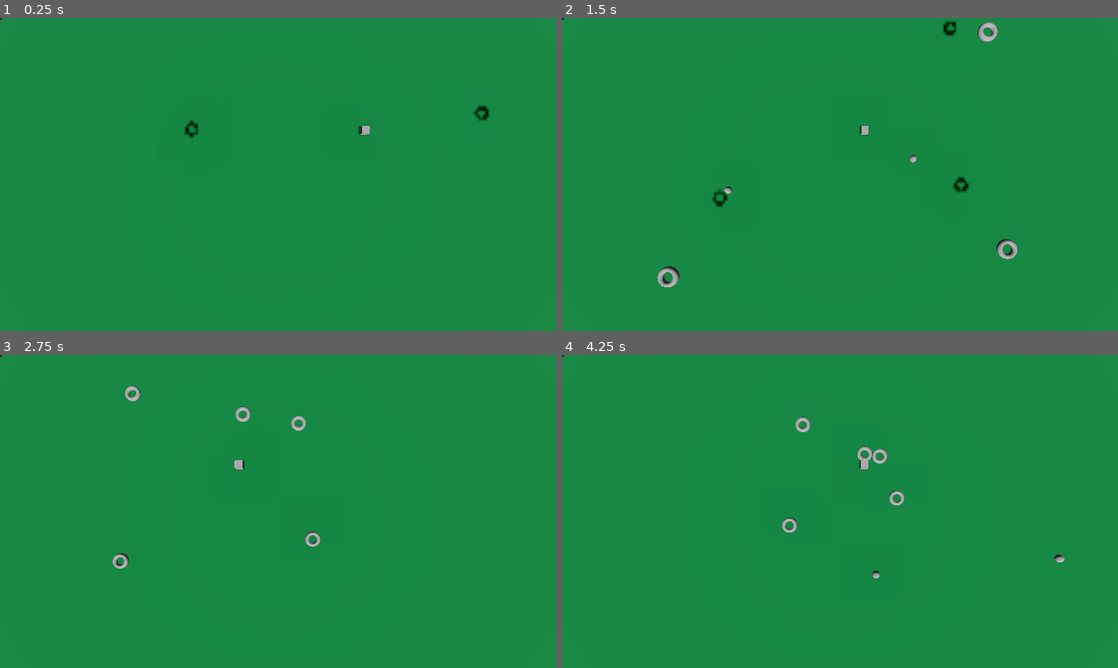
Above: before the commit, frames 1-4 (two rows, left to right).
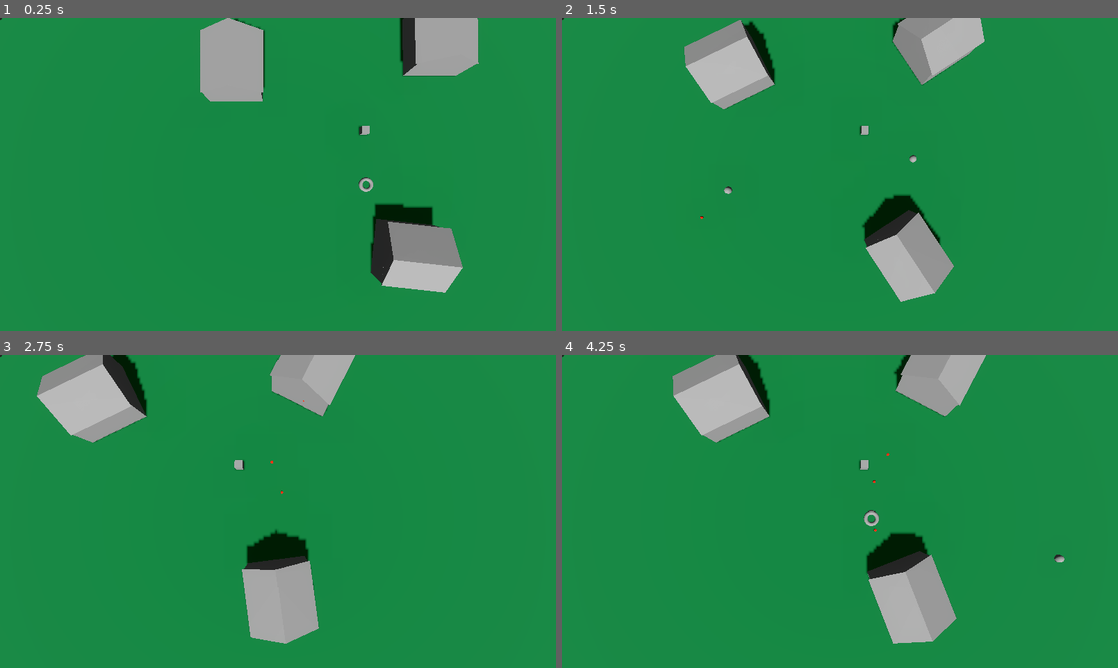
Above: after the commit, the same moments.

Repository: artesgo/city-defense
Game: Godot game, scene res://main.tscn
Two runs of this game, one before a commit and one after it. Both use one fixed random seed, a clock stepped at 60 frames per second and the inputs below.
Inputs (mouse positions are in pixels of both pictures, inside the frame that each line leads up to):
- Up to frame 1 (0.25 s): no input
- Up to frame 2 (1.5 s): tap Enter (ui_accept) at 0.5, 0.77 s; move the mouse to (962, 158) at 0.52 s; hold D (move_right) 0.53-1.25 s; tap R (build_road) at 0.6 s; click (962, 158) at 0.67 s; drag from (728, 190) to (812, 237) at 1.27 s
- Up to frame 3 (2.75 s): move the mouse to (333, 442) at 2.02 s; hold D (move_right) from 2.03 s (still down); tap Mouse wheel up (zoom_in) at 2.1 s; click (333, 442) at 2.17 s
- Up to frame 4 (4.25 s): release D (move_right) at 2.75 s; drag from (812, 574) to (673, 464) at 2.77 s; move the mouse to (1006, 558) at 3.52 s; hold A (move_left) from 3.53 s (still down); tap R (build_road) at 3.6 s; click (1006, 558) at 3.67 s; tap Enter (ui_accept) at 3.77 s

The runs differ from the first frame. In frame 1, 9.4% of the frame differs, in the area x 33-88%, y 0-88%; in frame 2, 9.7%; in frame 3, 10%, in the area x 6-64%, y 0-93%; in frame 4, 10%.

Commit message:
basic tower logic

Diff:
--- /dev/null
+++ b/_buildings/_projectiles/bullet.gd
@@ -0,0 +1,25 @@
+# Projectile.gd – a simple timed‑lifespan RigidBody3D
+
+extends RigidBody3D
+
+## How many seconds the projectile should live before it disappears.
+@export var duration : float = 5.0
+@export var dmg := 1.0
+
+## Internal counter that we’ll tick down every frame.
+var _remaining_time := 0.0
+
+func _ready() -> void:
+	# Initialise the internal timer with whatever the exported value is
+	_remaining_time = duration
+
+func _process(delta: float) -> void:
+	# Tick the timer down
+	_remaining_time -= delta
+
+	# When it runs out (or was already negative), remove ourselves.
+	if _remaining_time <= 0.0:
+		queue_free()
+
+func get_damage() -> float:
+	return dmg
--- /dev/null
+++ b/_buildings/_projectiles/bullet.tscn
@@ -0,0 +1,25 @@
+[gd_scene format=3 uid="uid://djlhl1uufcrgc"]
+
+[ext_resource type="Script" uid="uid://cvvk4ihkfll58" path="res://_buildings/_projectiles/bullet.gd" id="1_cikta"]
+
+[sub_resource type="SphereShape3D" id="SphereShape3D_8h5yi"]
+
+[sub_resource type="SphereMesh" id="SphereMesh_8h5yi"]
+radius = 0.2
+height = 0.4
+radial_segments = 16
+rings = 4
+
+[sub_resource type="StandardMaterial3D" id="StandardMaterial3D_r742n"]
+albedo_color = Color(0.9619712, 0.16203833, 0, 1)
+
+[node name="Bullet" type="RigidBody3D" unique_id=1838850207]
+script = ExtResource("1_cikta")
+
+[node name="CollisionShape3D" type="CollisionShape3D" parent="." unique_id=908258617]
+transform = Transform3D(0.4, 0, 0, 0, 0.4, 0, 0, 0, 0.4, 0, 0, 0)
+shape = SubResource("SphereShape3D_8h5yi")
+
+[node name="MeshInstance3D" type="MeshInstance3D" parent="." unique_id=570989868]
+mesh = SubResource("SphereMesh_8h5yi")
+surface_material_override/0 = SubResource("StandardMaterial3D_r742n")
--- a/_buildings/building.gd
+++ /dev/null
@@ -1,3 +0,0 @@
-extends Node3D
-
-class_name Building
--- a/_buildings/building.tscn
+++ b/_buildings/building.tscn
@@ -1,11 +1,21 @@
 [gd_scene format=3 uid="uid://dv1oijvx263xi"]
 
-[ext_resource type="Script" uid="uid://cus1igkn1aon6" path="res://_buildings/building.gd" id="1_48cx6"]
+[ext_resource type="Script" uid="uid://cus1igkn1aon6" path="res://_buildings/tower.gd" id="1_48cx6"]
+[ext_resource type="PackedScene" uid="uid://djlhl1uufcrgc" path="res://_buildings/_projectiles/bullet.tscn" id="2_2entt"]
+
+[sub_resource type="PrismMesh" id="PrismMesh_8h5yi"]
+
+[sub_resource type="BoxMesh" id="BoxMesh_8h5yi"]
 
 [node name="Building" type="Node3D" unique_id=304500698]
 script = ExtResource("1_48cx6")
+projectile_scene = ExtResource("2_2entt")
+fire_rate = 5.0
 
-[node name="CSG_BUILDING" type="CSGBox3D" parent="." unique_id=1325224686]
-transform = Transform3D(1, 0, 0, 0, 1, 0, 0, 0, 1, 0, 5.475342, 0)
-use_collision = true
-size = Vector3(8, 10.950684, 8)
+[node name="MeshInstance3D" type="MeshInstance3D" parent="." unique_id=1219878044]
+transform = Transform3D(8, 0, 0, 0, 2, 0, 0, 0, 8, 0, 3.5, 0)
+mesh = SubResource("PrismMesh_8h5yi")
+
+[node name="MeshInstance3D2" type="MeshInstance3D" parent="." unique_id=864851127]
+transform = Transform3D(7.5, 0, 0, 0, 3, 0, 0, 0, 8, 0, 1, 0)
+mesh = SubResource("BoxMesh_8h5yi")
--- /dev/null
+++ b/_buildings/tower.gd
@@ -0,0 +1,120 @@
+# Tower.gd
+extends Node3D
+
+##########################
+# === EXPORT SETTINGS ==== #
+##########################
+
+## The scene that will be instantiated when we fire.
+@export var projectile_scene : PackedScene
+@export var projectile_duration : float = 1.0
+@export var projectile_dmg : float = 5.0
+@export var projectile_spd : float = 60.0
+
+## How many shots per second (higher = faster).
+@export_range(0.1, 10.0) var fire_rate : float = 2.0
+
+## Distance within which enemies can be targeted.
+@export var range : float = 20.0
+
+## Turn‑speed in radians/sec. 0 → instant turn.
+@export var rotation_speed : float = 4.0
+
+## Path from the main scene to the node that contains all live enemies.
+# (e.g. "EnemySpawner/Enemies")
+@export var enemy_container_path : NodePath = "EnemySpawner"
+
+##########################
+# === INTERNALS ======== #
+##########################
+
+var _time_since_last_shot := 0.0
+var _enemy_container : Node3D   # the “Enemies” node
+
+func _ready() -> void:
+	if not projectile_scene:
+		push_error("Tower: projectile_scene is NOT set!")
+		return
+
+	# Grab the container once (avoids walking up the tree every frame)
+	var root = get_tree().current_scene
+	_enemy_container = root.get_node_or_null(enemy_container_path) as Node3D
+	if not _enemy_container:
+		push_error("Tower: cannot find node at '%s'" % enemy_container_path)
+
+##########################
+# === FRAME UPDATE ===== #
+##########################
+
+func _process(delta : float) -> void:
+	if not _enemy_container:
+		return
+
+	# 1️⃣ Find the nearest enemy
+	var target = _get_nearest_enemy()
+	if not target:
+		return   # nothing in range
+
+	# 2️⃣ Rotate toward it (smoothly or instantly)
+	_look_at_target(target, delta)
+
+	# 3️⃣ Fire when cooldown allows
+	_time_since_last_shot += delta
+	var time_between_shots = 1.0 / fire_rate
+	if _time_since_last_shot >= time_between_shots:
+		_fire_projectile(target)
+		_time_since_last_shot = 0.0
+
+##########################
+# === HELPERS ======== #
+##########################
+
+func _get_nearest_enemy() -> Node3D:
+	var nearest : Node3D
+	var nearest_dist_sq := range * range   # use squared distance for speed
+
+	for child in _enemy_container.get_children():
+		if not child is Node3D:  # ignore non‑spatial nodes
+			continue
+		var dist_sq = global_transform.origin.distance_squared_to(child.global_transform.origin)
+		if dist_sq <= nearest_dist_sq:
+			nearest = child as Node3D
+			nearest_dist_sq = dist_sq
+
+	return nearest
+
+func _look_at_target(target : Node3D, delta : float) -> void:
+	# Compute the direction from tower to target in the XZ plane
+	var dir = (target.global_transform.origin - global_transform.origin).normalized()
+	dir.y = 0   # keep rotation on horizontal plane
+	if dir.length() == 0: return
+
+	var target_rotation := Vector3(0, atan2(dir.x, dir.z), 0)
+	if rotation_speed > 0:
+		rotation.y = lerp_angle(rotation.y, target_rotation.y, rotation_speed * delta)
+	else:
+		rotation.y = target_rotation.y
+
+func _fire_projectile(target : Node3D) -> void:
+	print_debug('fire projectile')
+	var projectile = projectile_scene.instantiate() as RigidBody3D
+	projectile.duration = projectile_duration
+	if not projectile:
+		push_error("Tower: projectile scene did NOT return a RigidBody3D!")
+		return
+	get_tree().current_scene.get_node('Projectiles').add_child(projectile)
+
+	# Place it at the tower’s muzzle (you can adjust this offset)
+	projectile.global_transform.origin = global_transform.origin + Vector3(0, 1.5, 0)
+
+	# Give it an initial velocity toward the target
+	var dir = (target.global_transform.origin - projectile.global_transform.origin).normalized()
+	if projectile is RigidBody3D:
+		projectile.linear_velocity = dir * projectile_spd
+
+	# Optional: tell the projectile who its target is (if it needs to track)
+	if projectile.has_method("set_target"):
+		projectile.set_target(target)
+
+	# Add it to the scene so physics runs
+	#get_tree().current_scene.add_child(projectile)
--- /dev/null
+++ b/_characters/enemy.gd
@@ -0,0 +1,94 @@
+extends CharacterBody3D
+
+# Expose these variables via the Godot Inspector for easy configuration
+@export var target_node: NodePath = ""  # Assign to your "Command" node in the editor
+@export var move_speed := 5.0    # Speed at which the enemy moves toward the Command
+@export var attack_distance := 2.0  # Distance within which an attack is triggered
+@export var attack_cooldown := 2.0
+@export var attack := 1
+@export var hp := 20.0
+
+var target: Node3D = null              # Reference to the Command node
+var _cooldown = attack_cooldown
+var _hp := 0
+var hit_area : Area3D                      # Reference to the child Area
+
+func _ready() -> void:
+	var root = get_tree().current_scene
+	target = root.get_node("Buildings/Command")
+	_hp = hp
+	hit_area = $Area3D as Area3D
+	if not hit_area:
+		push_error("Enemy: No child named 'HitArea' found.")
+		return
+	hit_area.body_entered.connect(_on_body_entered)
+
+func _physics_process(delta: float) -> void:
+	if not target:
+		return
+
+	# ---- Get input ----------------------------------------------------
+	var to_target = (target.global_position - global_position).normalized()
+	# Move toward the Command
+	if self.velocity.y == 0: # only move if grounded
+		velocity = to_target * move_speed
+
+	#TODO: Check shortest path
+
+	var gravity = ProjectSettings.get_setting("physics/3d/default_gravity") as float
+	velocity.y -= gravity * delta
+
+	# ---- Move ---------------------------------------------------------
+	move_and_slide()
+
+	# Check for attack condition
+	var distance_to_target = (global_position - target.global_position).length()
+	if distance_to_target <= attack_distance and _cooldown < 0:
+		_attack()
+
+func _attack() -> void:
+	# Here, you can add logic to deal damage or trigger an event
+	# Example: Emit a signal to notify other nodes about the attack
+	emit_signal("enemy_attack", self)
+
+
+func take_damage(amount : int) -> void:
+	hp -= amount
+	print("%s took %d dmg, HP left: %d" % [name, amount, hp])
+
+	if hp <= 0:
+		die()
+
+
+func die() -> void:
+	print("%s died!" % name)
+	queue_free()
+
+##########################
+# --- SIGNAL HANDLERS -- #
+##########################
+
+func _on_body_entered(body : Node) -> void:
+	print_debug('colliding with bullet')
+	# 1️⃣ Quick sanity checks
+	if not body or not body.is_inside_tree():
+		return
+
+	# 2️⃣ Identify projectiles – we use a group name for flexibility.
+	if not body.is_in_group("Projectiles"):
+		return
+	var proj_damage : int = 10          # default fallback
+
+	if body.has_method("get_damage"):        # projectile exposes a method
+		proj_damage = body.get_damage()
+	elif "damage" in body:                  # or it has an exported property
+		proj_damage = float(body.damage)
+
+	take_damage(proj_damage)
+
+	# Optional: let the projectile react (e.g., play hit effect)
+	if body.has_method("on_hit"):
+		body.on_hit()
+
+	# Destroy the projectile so it doesn't keep colliding.
+	body.queue_free()
--- a/_characters/enemy.tscn
+++ b/_characters/enemy.tscn
@@ -1,6 +1,6 @@
 [gd_scene format=3 uid="uid://cqbrcv0yo6bt6"]
 
-[ext_resource type="Script" uid="uid://b0mnxo7ftfku5" path="res://_characters/route_attack.gd" id="1_gyitx"]
+[ext_resource type="Script" uid="uid://bg8pbx51jeq7s" path="res://_characters/enemy.gd" id="1_gyitx"]
 
 [sub_resource type="TorusMesh" id="TorusMesh_lrjkw"]
 
@@ -8,13 +8,16 @@
 height = 0.5
 radius = 1.0
 
-[node name="Enemy" type="Node3D" unique_id=2071226529]
-
-[node name="CharacterBody3D" type="CharacterBody3D" parent="." unique_id=505162165]
+[node name="Enemy" type="CharacterBody3D" unique_id=584384264]
 script = ExtResource("1_gyitx")
 
-[node name="MeshInstance3D" type="MeshInstance3D" parent="CharacterBody3D" unique_id=1815294169]
+[node name="MeshInstance3D" type="MeshInstance3D" parent="." unique_id=1815294169]
 mesh = SubResource("TorusMesh_lrjkw")
 
-[node name="CollisionShape3D" type="CollisionShape3D" parent="CharacterBody3D" unique_id=2025082560]
+[node name="Area3D" type="Area3D" parent="." unique_id=32757029]
+
+[node name="CollisionShape3D" type="CollisionShape3D" parent="Area3D" unique_id=2025082560]
 shape = SubResource("CylinderShape3D_8h5yi")
+
+[node name="CollisionShape3D2" type="CollisionShape3D" parent="." unique_id=1084064868]
+shape = SubResource("CylinderShape3D_8h5yi")
--- a/_characters/navigator.gd
+++ b/_characters/navigator.gd
@@ -23,7 +23,6 @@
 func _process(delta) -> void:
 	# when dropping off or picking up, stay around for a while
 	if _cooldown > 0:
-		print_debug(_cooldown)
 		_cooldown -= delta
 		if _cooldown < 0:
 			_cooldown = 0
--- a/_characters/route_attack.gd
+++ /dev/null
@@ -1,41 +0,0 @@
-extends CharacterBody3D
-
-# Expose these variables via the Godot Inspector for easy configuration
-@export var target_node: NodePath = ""  # Assign to your "Command" node in the editor
-@export var move_speed: float = 5.0    # Speed at which the enemy moves toward the Command
-@export var attack_distance: float = 2.0  # Distance within which an attack is triggered
-
-var target: Node3D = null              # Reference to the Command node
-var has_attacked: bool = false         # To prevent repeated attacks
-
-func _ready() -> void:
-	target = get_node("../../../PlayerControlled/Command")
-
-func _physics_process(delta: float) -> void:
-	if not target:
-		return
-
-	# ---- Get input ----------------------------------------------------
-	var to_target = (target.global_position - global_position).normalized()
-	# Move toward the Command
-	if self.velocity.y == 0: # only move if grounded
-		velocity = to_target * move_speed
-
-	var gravity = ProjectSettings.get_setting("physics/3d/default_gravity") as float
-	velocity.y -= gravity * delta
-
-	# ---- Move ---------------------------------------------------------
-	move_and_slide()
-
-	# Check for attack condition
-	var distance_to_target = (global_position - target.global_position).length()
-	if distance_to_target <= attack_distance and not has_attacked:
-		_attack()
-		has_attacked = true
-
-func _attack() -> void:
-	print("Enemy attacked the Command node!")
-
-	# Here, you can add logic to deal damage or trigger an event
-	# Example: Emit a signal to notify other nodes about the attack
-	emit_signal("enemy_attack", self)
--- a/_paths/road_builder.gd
+++ b/_paths/road_builder.gd
@@ -60,7 +60,6 @@
 
 	# ----- 1️⃣ Left‑mouse click ------------------------------------
 	if event is InputEventMouseButton and event.button_index == MOUSE_BUTTON_LEFT and event.pressed:
-		print_debug('click', event)
 		var hit = _raycast_from_mouse(event.position)
 		if hit:
 			var point : Vector3 = hit.position
@@ -68,7 +67,6 @@
 
 			# Snap logic
 			#point = _snap_to_nearest_road(point) or _snap_to_grid(point)
-			print_debug("hit", point.y)
 			click_positions.append(point)
 			match click_positions.size():
 				1: _place_marker(START, point)
--- /dev/null
+++ b/enemy_spawner.gd
@@ -0,0 +1,88 @@
+extends Node3D
+
+class_name EnemySpawner
+
+##########################
+# === CONFIGURATION ==== #
+##########################
+
+@export var spawn_interval : float = 2.0
+	# How often to spawn (seconds).
+
+@export var spawn_radius : float = 15.0
+	# Radius around the spawner where enemies will appear.
+
+@export var enemy_scenes : Array[PackedScene] = []
+	# Drag & drop your enemy scenes into this list in the Inspector.
+	# Example: [ preload("res://scenes/EnemyGoblin.tscn"),
+	#            preload("res://scenes/EnemyOrc.tscn") ]
+
+@export var spawn_on_start : bool = true
+	# If true, the first spawn happens immediately when the game starts.
+
+
+##########################
+# === INTERNALS ======== #
+##########################
+
+var _timer : Timer
+var _rng   := RandomNumberGenerator.new()
+var _enemies_parent : Node3D  # The "Enemies" child node
+
+func _ready() -> void:
+	if enemy_scenes.is_empty():
+		push_error("EnemySpawner: No enemy scenes assigned!")
+		return
+
+	# Grab or create the Timer node
+	_timer = $Timer as Timer
+	if not _timer:
+		_timer = Timer.new()
+		add_child(_timer)
+		_timer.name = "Timer"
+
+	_timer.wait_time  = spawn_interval
+	_timer.one_shot   = false
+	_timer.autostart  = true
+	_timer.connect("timeout", Callable(self, "_on_timer_timeout"))
+
+	# Optionally fire the first spawn immediately
+	if spawn_on_start:
+		spawn_enemy()
+
+##########################
+# === CALLBACKS ======== #
+##########################
+
+func _on_timer_timeout() -> void:
+	spawn_enemy()
+
+
+##########################
+# === SPAWN LOGIC ====== #
+##########################
+
+func spawn_enemy() -> void:
+	# Pick a random enemy type
+	var idx = _rng.randi_range(0, enemy_scenes.size() - 1)
+	var scene : PackedScene = enemy_scenes[idx]
+
+	# Instantiate and set its position
+	var instance : Node3D = scene.instantiate()
+	if not instance:
+		push_error("Failed to instantiate enemy scene.")
+		return
+
+	# Random offset inside the spawn radius (XZ plane only)
+	var random_offset := Vector3(
+		_rng.randf_range(-spawn_radius, spawn_radius),
+		0.0,
+		_rng.randf_range(-spawn_radius, spawn_radius)
+	)
+	var enemies_root = get_tree().current_scene.get_node('EnemySpawner')
+
+	instance.global_transform.origin = global_transform.origin + random_offset
+
+	# Add it under the Enemies child node (not directly to root)
+	enemies_root.add_child(instance)
+	_timer.start(spawn_interval)
--- a/main.tscn
+++ b/main.tscn
@@ -3,9 +3,10 @@
 [ext_resource type="PackedScene" uid="uid://d14blovffv8v7" path="res://_ui/ui.tscn" id="1_ig7tw"]
 [ext_resource type="PackedScene" uid="uid://d0c25edaqw06q" path="res://_paths/road_builder.tscn" id="3_1bvp3"]
 [ext_resource type="PackedScene" uid="uid://cavqfr78xacm4" path="res://camera/camera.tscn" id="4_1bvp3"]
+[ext_resource type="Script" uid="uid://cvlupkm2x7u86" path="res://road_listener.gd" id="4_7mycd"]
+[ext_resource type="PackedScene" uid="uid://dv1oijvx263xi" path="res://_buildings/building.tscn" id="4_272bh"]
 [ext_resource type="PackedScene" uid="uid://cqbrcv0yo6bt6" path="res://_characters/enemy.tscn" id="4_lquwl"]
-
-[sub_resource type="QuadMesh" id="QuadMesh_8h5yi"]
+[ext_resource type="Script" uid="uid://ukw0yfq8e6tu" path="res://enemy_spawner.gd" id="5_lquwl"]
 
 [sub_resource type="Environment" id="Environment_8h5yi"]
 ambient_light_color = Color(0.30692267, 0.3069227, 0.3069227, 1)
@@ -17,10 +18,10 @@
 volumetric_fog_albedo = Color(0.79241675, 0.95881695, 0.9683102, 1)
 volumetric_fog_length = 320.0
 
+[sub_resource type="QuadMesh" id="QuadMesh_8h5yi"]
+
 [sub_resource type="StandardMaterial3D" id="StandardMaterial3D_1bvp3"]
 albedo_color = Color(0, 0.45, 0.225, 1)
-
-[sub_resource type="NavigationMesh" id="NavigationMesh_r742n"]
 
 [node name="root" type="Node3D" unique_id=1055273545]
 
@@ -35,16 +36,36 @@
 [node name="TopDownCamera" parent="PlayerControlled" unique_id=392642930 instance=ExtResource("4_1bvp3")]
 transform = Transform3D(1, 0, 0, 0, 1, 0, 0, 0, 1, 0, 2, 0)
 
-[node name="RoadBuilder" parent="PlayerControlled" unique_id=1293868424 instance=ExtResource("3_1bvp3")]
+[node name="WorldEnvironment" type="WorldEnvironment" parent="." unique_id=680396956]
+environment = SubResource("Environment_8h5yi")
 
-[node name="Command" type="CSGBox3D" parent="PlayerControlled" unique_id=1034860298]
+[node name="RoadBuilder" parent="." unique_id=1293868424 instance=ExtResource("3_1bvp3")]
+
+[node name="RoadSegment" type="MeshInstance3D" parent="RoadBuilder" unique_id=194670864]
+mesh = SubResource("QuadMesh_8h5yi")
+
+[node name="Buildings" type="Node3D" parent="." unique_id=1783866271]
+
+[node name="Command" type="CSGBox3D" parent="Buildings" unique_id=1034860298]
 use_collision = true
 
-[node name="RoadSegment" type="MeshInstance3D" parent="PlayerControlled" unique_id=194670864]
-mesh = SubResource("QuadMesh_8h5yi")
+[node name="Building" parent="Buildings" unique_id=304500698 instance=ExtResource("4_272bh")]
+transform = Transform3D(1, 0, 0, 0, 1, 0, 0, 0, 1, -17.781666, 0, -8.238916)
 
-[node name="WorldEnvironment" type="WorldEnvironment" parent="." unique_id=680396956]
-environment = SubResource("Environment_8h5yi")
+[node name="Building2" parent="Buildings" unique_id=131266326 instance=ExtResource("4_272bh")]
+transform = Transform3D(1, 0, 0, 0, 1, 0, 0, 0, 1, 9.4677515, 0, -11.901087)
+
+[node name="Building3" parent="Buildings" unique_id=1526109585 instance=ExtResource("4_272bh")]
+transform = Transform3D(1, 0, 0, 0, 1, 0, 0, 0, 1, 5.3243227, 0, 16.357504)
+
+[node name="Roads" type="Node3D" parent="." unique_id=673854834]
+script = ExtResource("4_7mycd")
+
+[node name="EnemySpawner" type="Node3D" parent="." unique_id=261712233]
+script = ExtResource("5_lquwl")
+enemy_scenes = Array[PackedScene]([ExtResource("4_lquwl")])
+
+[node name="Timer" type="Timer" parent="EnemySpawner" unique_id=1990667315]
 
 [node name="CSGBox3D" type="CSGBox3D" parent="." unique_id=812550194]
 transform = Transform3D(1000, 0, 0, 0, 1, 0, 0, 0, 1000, 0, -1, 0)
@@ -53,22 +74,6 @@
 collision_layer = 32769
 material = SubResource("StandardMaterial3D_1bvp3")
 
-[node name="Enemies" type="Node3D" parent="." unique_id=261712233]
+[node name="Projectiles" type="Node3D" parent="." unique_id=2015318130]
 
-[node name="Enemy" parent="Enemies" unique_id=475462900 instance=ExtResource("4_lquwl")]
-transform = Transform3D(1, 0, 0, 0, 1, 0, 0, 0, 1, 1.0659409, 23.587004, -16.649206)
-
-[node name="Enemy2" parent="Enemies" unique_id=2071226529 instance=ExtResource("4_lquwl")]
-transform = Transform3D(1, 0, 0, 0, 1, 0, 0, 0, 1, -24.833935, 23.587008, 19.948412)
-
-[node name="Enemy3" parent="Enemies" unique_id=1342687113 instance=ExtResource("4_lquwl")]
-transform = Transform3D(1, 0, 0, 0, 1, 0, 0, 0, 1, 16.220367, 23.587002, -11.778531)
-
-[node name="Enemy4" parent="Enemies" unique_id=160911151 instance=ExtResource("4_lquwl")]
-transform = Transform3D(1, 0, 0, 0, 1, 0, 0, 0, 1, 17.429337, 23.587006, 17.564436)
-
-[node name="Enemy5" parent="Enemies" unique_id=1968846293 instance=ExtResource("4_lquwl")]
-transform = Transform3D(1, 0, 0, 0, 1, 0, 0, 0, 1, -23.876675, 23.587002, -16.041979)
-
-[node name="NavigationRegion3D" type="NavigationRegion3D" parent="." unique_id=31995244]
-navigation_mesh = SubResource("NavigationMesh_r742n")
+[connection signal="construct_road" from="RoadBuilder" to="Roads" method="_on_road_builder_construct_road"]
--- a/project.godot
+++ b/project.godot
@@ -23,6 +23,13 @@
 
 window/stretch/mode="viewport"
 window/stretch/aspect="expand"
+
+[file_customization]
+
+folder_colors={
+"res://_buildings/": "orange",
+"res://_characters/": "green"
+}
 
 [input]
 
--- /dev/null
+++ b/road_listener.gd
@@ -0,0 +1,20 @@
+extends Node3D
+
+# OnRoadBuilder, add child road
+
+# Called when the node enters the scene tree for the first time.
+func _ready():
+	pass # Replace with function body.
+
+
+# Called every frame. 'delta' is the elapsed time since the previous frame.
+func _process(delta):
+	pass
+
+#TODO:
+
+func _on_road_builder_construct_road(positions):
+	print_debug('road listener received')
+	print_debug(positions)
+
+#TODO: when roads are built, make plots next to road buildable
--- a/route_master.gd
+++ b/route_master.gd
@@ -1,13 +1,14 @@
 extends Node
 
 @onready var player : Navigator = $Character/CharacterBody3D
-@onready var target : Building = $BUILDINGS/Building
-@onready var target2 : Building = $BUILDINGS/Building2
+#@onready var target : Building = $BUILDINGS/Building
+#@onready var target2 : Building = $BUILDINGS/Building2
 var queue: TaskQueue = TaskQueue.new()
 
 # Called when the node enters the scene tree for the first time.
 func _ready():
-	queue.enqueue(10, target.get_path(), target2.get_path(), 2, 3)
+	#queue.enqueue(10, target.get_path(), target2.get_path(), 2, 3)
+	pass
 
 # Called every frame. 'delta' is the elapsed time since the previous frame.
 func _process(_delta):
Not shown: 1 places in _paths/road_builder.tscn that only renumber resources
